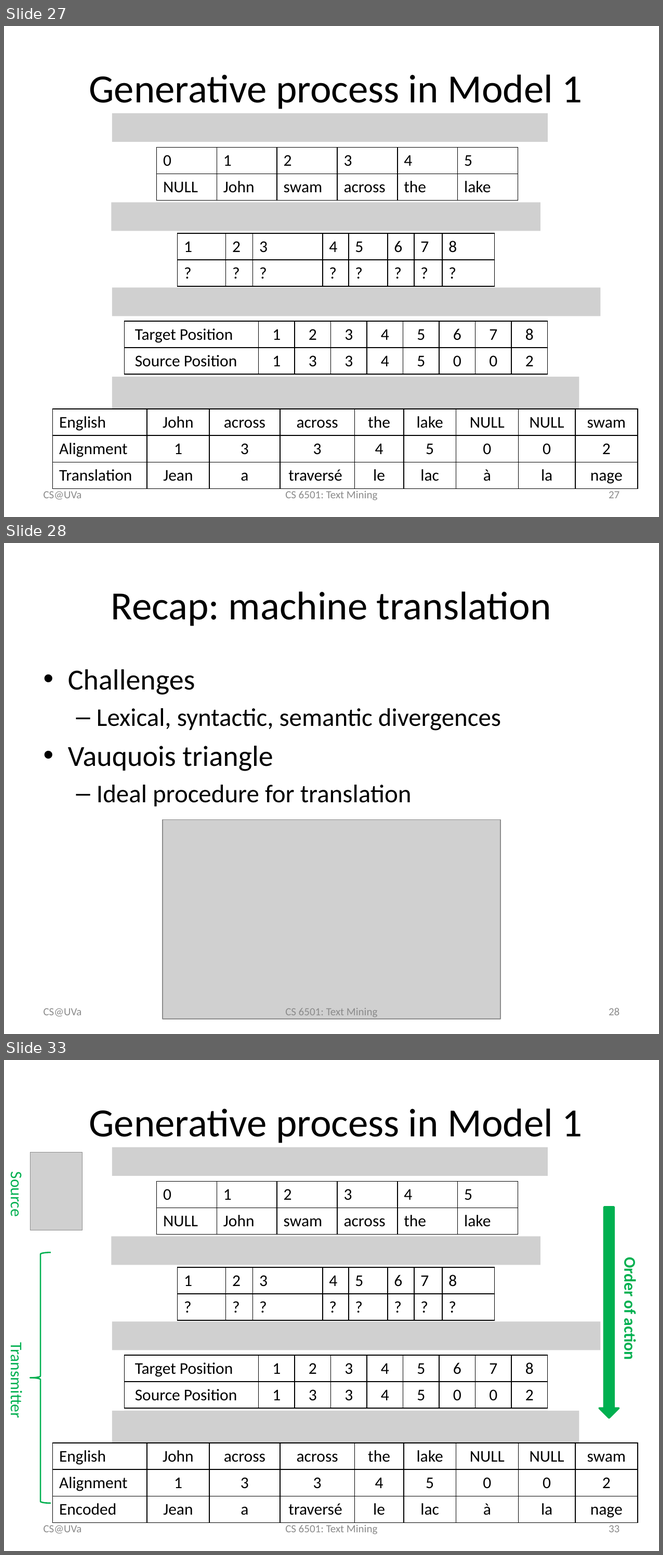
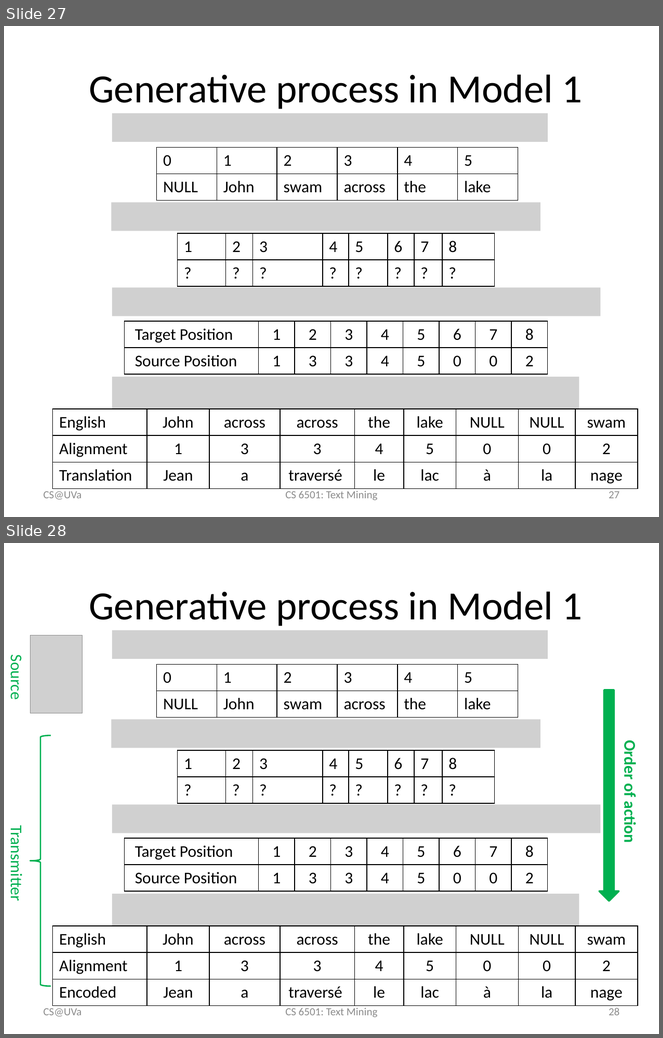
Before and after one commit to wang296/CS6501-Text-Mining, a slide deck: docs/StatisticalMachineTranslation.pptx. Shown one above the other, each under a label of ours: slides 27, 28 and 33 before the commit, slides 27 and 28 after it; the slides between them are not shown. The pictures are 663x1555 and 663x1038 pixels, drawn with LibreOffice and Linux fonts; fonts in the diff are those of the drawing; grey boxes stand for pictures. Boxes give left, top, right and bottom in pixels: in the first picture for what was removed or moved away, otherwise in the second. Text is boxed around its words. In the diff, an @@ line names an element or a change of style, - is before the commit and + after.

Commit message:
machine translation

```diff
--- a/docs/StatisticalMachineTranslation.pptx
+++ b/docs/StatisticalMachineTranslation.pptx
@@ slide 28 removed at (4,543,659,1034), background #FFFFFF @@
@@ title removed at (111,591,552,626) @@
-Recap: machine translation
@@ text removed at (68,669,501,807) @@
-• Challenges
-  – Lexical, syntactic, semantic divergences
-• Vauquois triangle
-  – Ideal procedure for translation
@@ picture removed at (163,820,501,1019) @@
@@ text removed at (44,1008,82,1017) @@
-CS@UVa
@@ text removed at (285,1008,377,1018) @@
-CS 6501: Text Mining
@@ page number removed at (609,1008,620,1016) @@
-28
@@ what was slide 33 is now slide 28 @@
@@ page number at (609,1008,620,1016): text changed @@
-33
+28
```
Also in this commit, not shown: 4 other slides removed, 4 other files.
